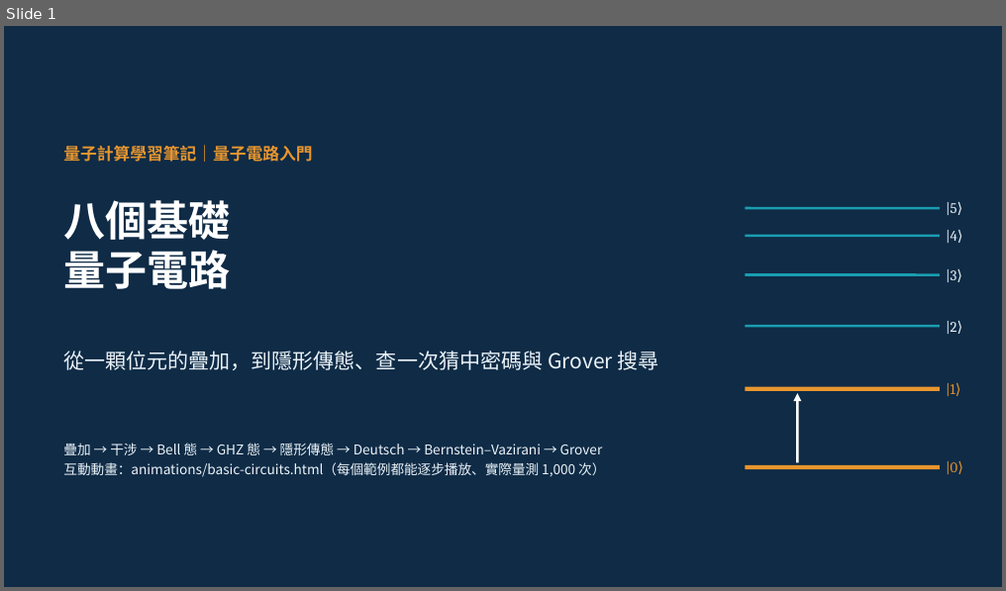
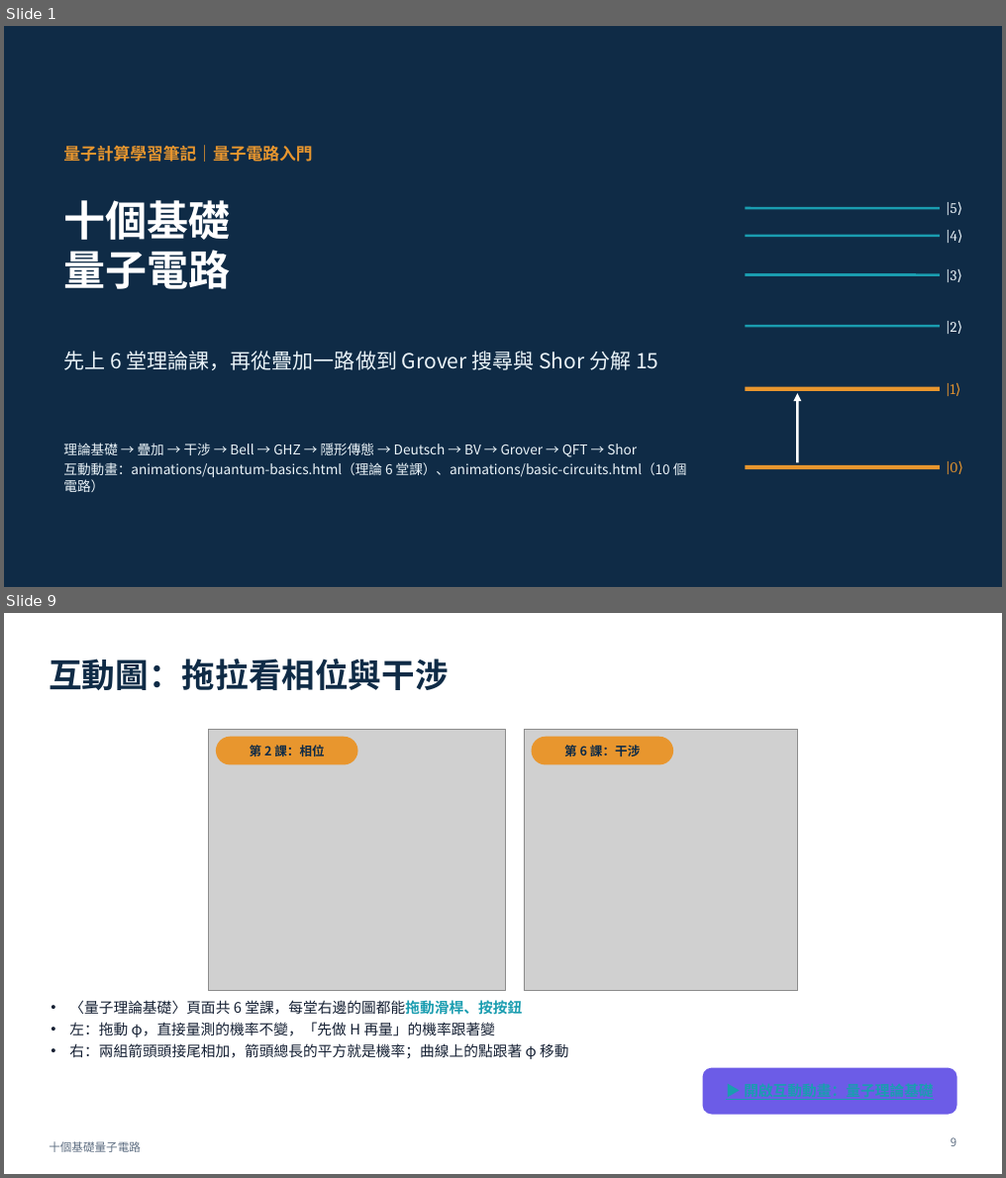
Before and after one commit to pcpcchen-coder/QuantumComputing, a slide deck: slides/output/basic-circuits.pptx. Shown one above the other, each under a label of ours: slide 1 before the commit, slides 1 and 9 after it; the slides between them are not shown. The pictures are 1006x591 and 1006x1178 pixels, drawn with LibreOffice and Linux fonts; fonts in the diff are those of the drawing; grey boxes stand for pictures. Boxes give left, top, right and bottom in pixels: in the first picture for what was removed or moved away, otherwise in the second. Text is boxed around its words. In the diff, an @@ line names an element or a change of style, - is before the commit and + after.

```diff
--- a/slides/output/basic-circuits.pptx
+++ b/slides/output/basic-circuits.pptx
@@ slide 9 added at bbox=[4, 613, 1002, 1174], background #FFFFFF @@
@@ title added at bbox=[49, 659, 448, 690], 32 pt, text #0F2B46, bold @@
+互動圖：拖拉看相位與干涉
@@ picture added at bbox=[208, 729, 505, 991] @@
@@ picture added at bbox=[524, 729, 798, 991] @@
@@ rounded rectangle added at bbox=[216, 737, 358, 765], fill #E8962E @@
@@ text added at bbox=[250, 745, 324, 757], 12 pt, text #0F2B46, bold @@
+第 2 課：相位
@@ rounded rectangle added at bbox=[531, 737, 673, 765], fill #E8962E @@
@@ text added at bbox=[564, 745, 640, 757], 12 pt, text #0F2B46, bold @@
+第 6 課：干涉
@@ text added at bbox=[69, 1000, 568, 1059], 14 pt, text #152033 @@
+• 〈量子理論基礎〉頁面共 6 堂課，每堂右邊的圖都能拖動滑桿、按按鈕
+• 左：拖動 φ，直接量測的機率不變，「先做 H 再量」的機率跟著變
+• 右：兩組箭頭頭接尾相加，箭頭總長的平方就是機率；曲線上的點跟著 φ 移動
@@ rounded rectangle added at bbox=[703, 1068, 957, 1115], fill #6C5CE7 @@
@@ text added at bbox=[49, 1142, 141, 1153], 11 pt, text #5E6E82 @@
+十個基礎量子電路
@@ page number added at bbox=[950, 1138, 956, 1147], 11 pt, text #5E6E82 @@
+9
@@ slide 1 changed as well @@
@@ title at bbox=[63, 200, 230, 240]: text changed @@
-八個基礎
+十個基礎
@@ text at bbox=[63, 351, 658, 371]: text changed @@
-從一顆位元的疊加，到隱形傳態、查一次猜中密碼與 Grover 搜尋
+先上 6 堂理論課，再從疊加一路做到 Grover 搜尋與 Shor 分解 15
@@ text at bbox=[63, 443, 687, 492]: text changed @@
-疊加 → 干涉 → Bell 態 → GHZ 態 → 隱形傳態 → Deutsch → Bernstein–Vazirani → Grover
-互動動畫：animations/basic-circuits.html（每個範例都能逐步播放、實際量測 1,000 次）
+理論基礎 → 疊加 → 干涉 → Bell → GHZ → 隱形傳態 → Deutsch → BV → Grover → QFT → Shor
+互動動畫：animations/quantum-basics.html（理論 6 堂課）、animations/basic-circuits.html（10 個電路）
```
Also in this commit, not shown: 31 other slides changed, 15 other slides added, 21 other files.
